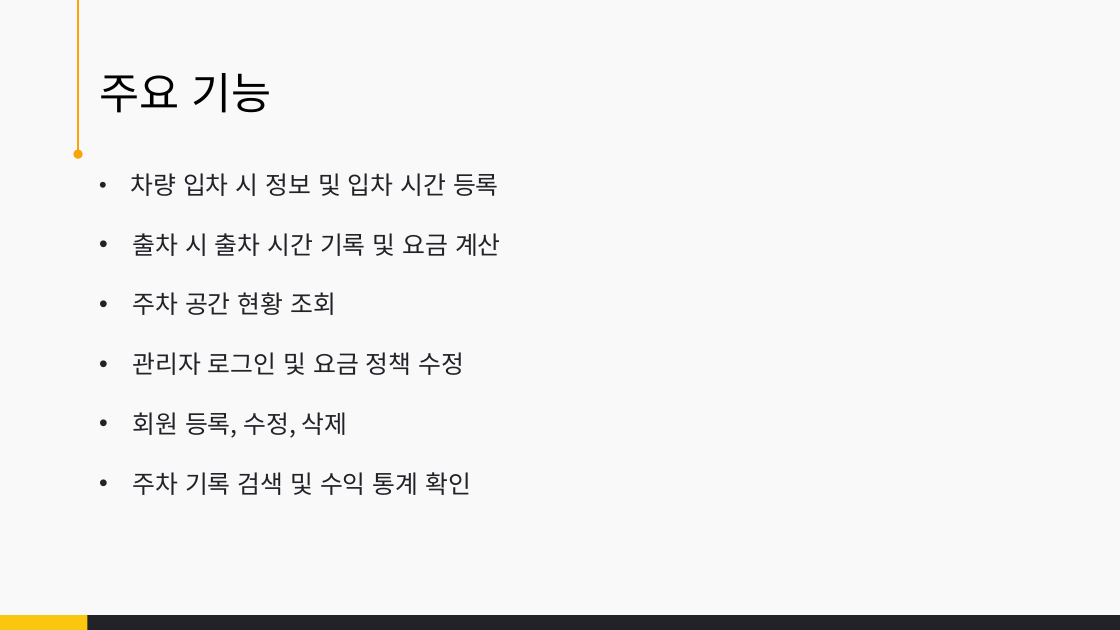
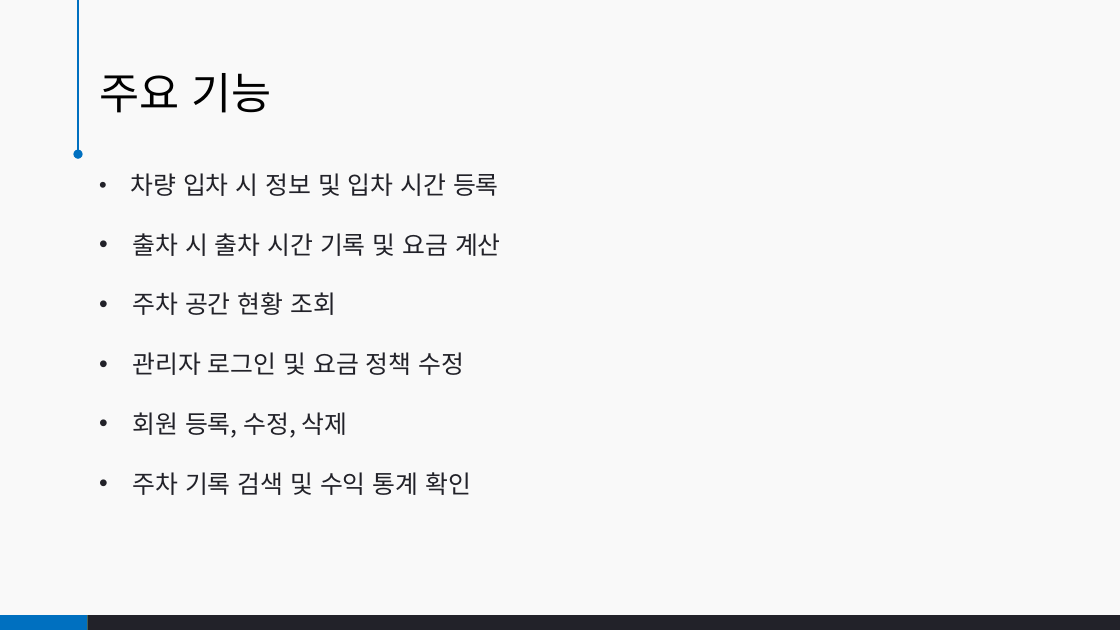
Before and after one commit to petersonahn/parking_system, a slide deck: slide 5 of Report_File/project1_result.pptx. Drawn at 1120x630 pixels with LibreOffice and Linux fonts; fonts in the diff are those of the drawing. Boxes give left, top, right and bottom in pixels: in the first picture for what was removed or moved away, otherwise in the second. Text is boxed around its words. In the diff, an @@ line names an element or a change of style, - is before the commit and + after.

```diff
--- a/Report_File/project1_result.pptx
+++ b/Report_File/project1_result.pptx
@@ arrow (78, 0) - (78, 155): stroke #F8A40A 0.75 pt to #0070C0 0.75 pt @@
@@ rectangle added at box(0, 615, 87, 629), fill #0070C0 @@
```
Also in this commit, not shown: 17 other slides changed.
